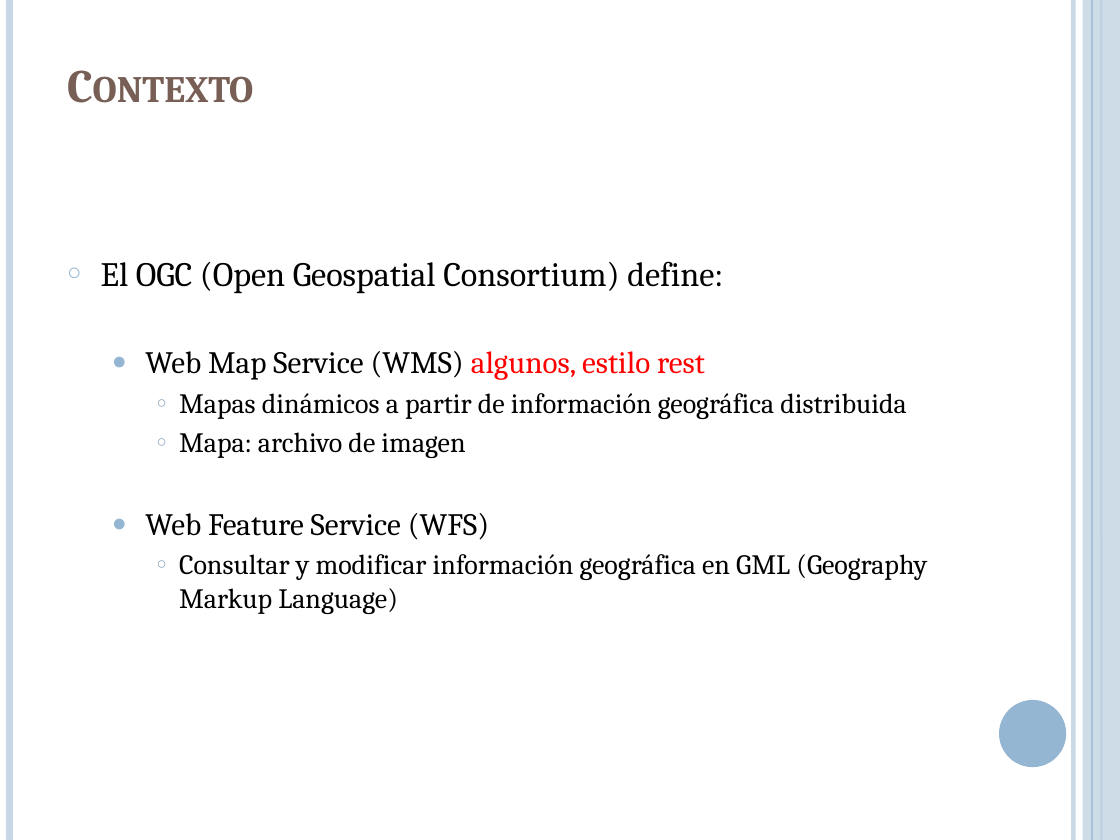
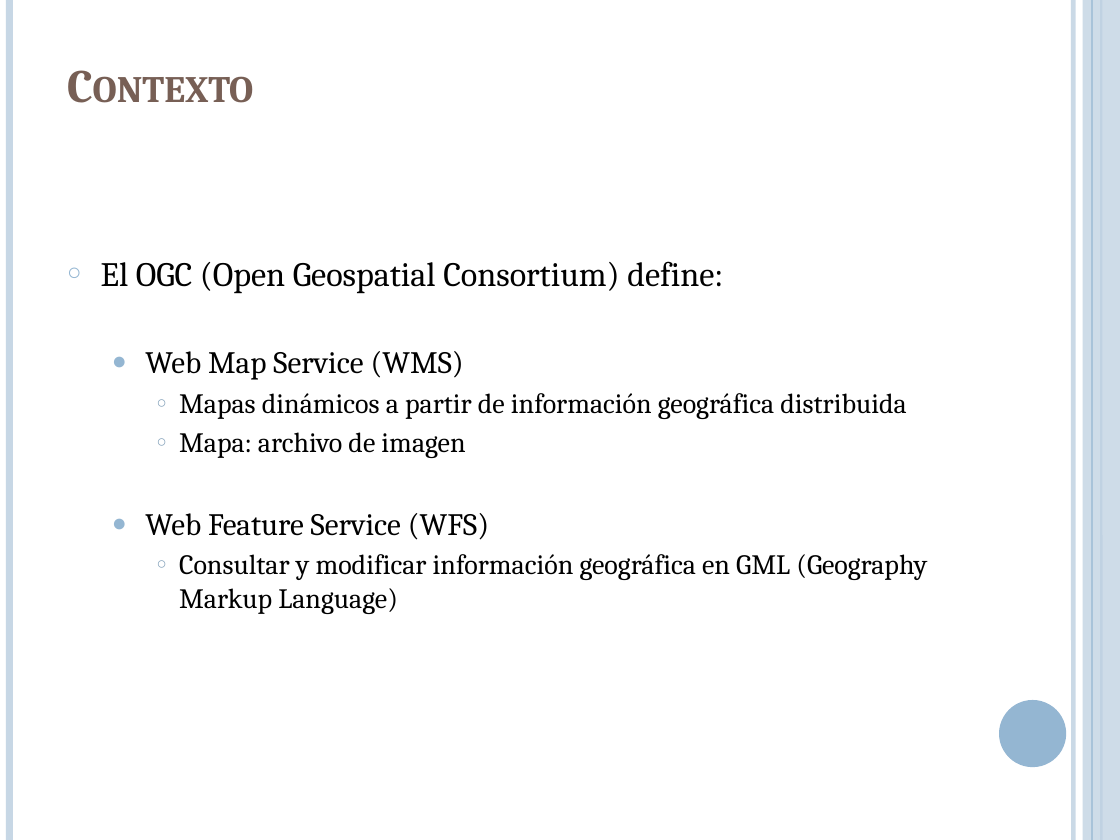
Before and after one commit to lcpaso1/integracion-gis-pge, a slide deck: slide 6 of Presentacion.pptx. Drawn at 1120x840 pixels with LibreOffice and Linux fonts; fonts in the diff are those of the drawing. Boxes give left, top, right and bottom in pixels: in the first picture for what was removed or moved away, otherwise in the second. Text is boxed around its words. In the diff, an @@ line names an element or a change of style, - is before the commit and + after.

Commit message:
algunos ajustes

```diff
--- a/Presentacion.pptx
+++ b/Presentacion.pptx
@@ text at (x1=145, y1=351, x2=464, y2=380): text changed @@
-  ● Web Map Service (WMS) algunos, estilo rest
+  ● Web Map Service (WMS)
```
Also in this commit, not shown: 3 other slides changed.
